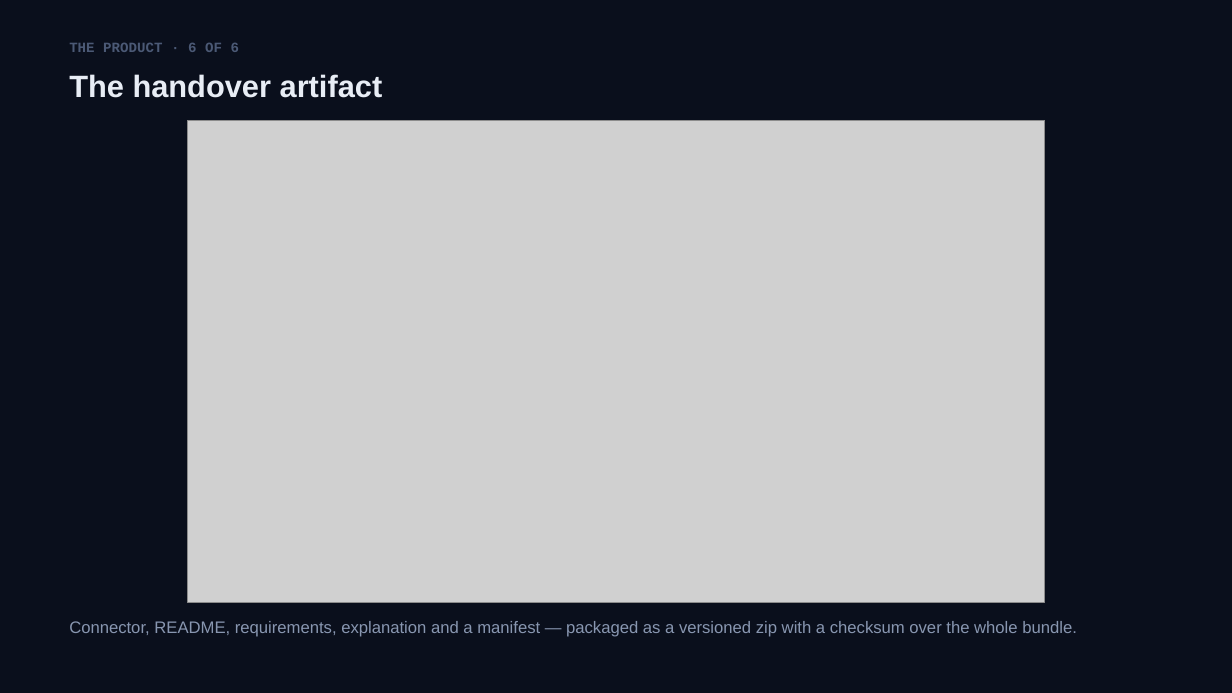
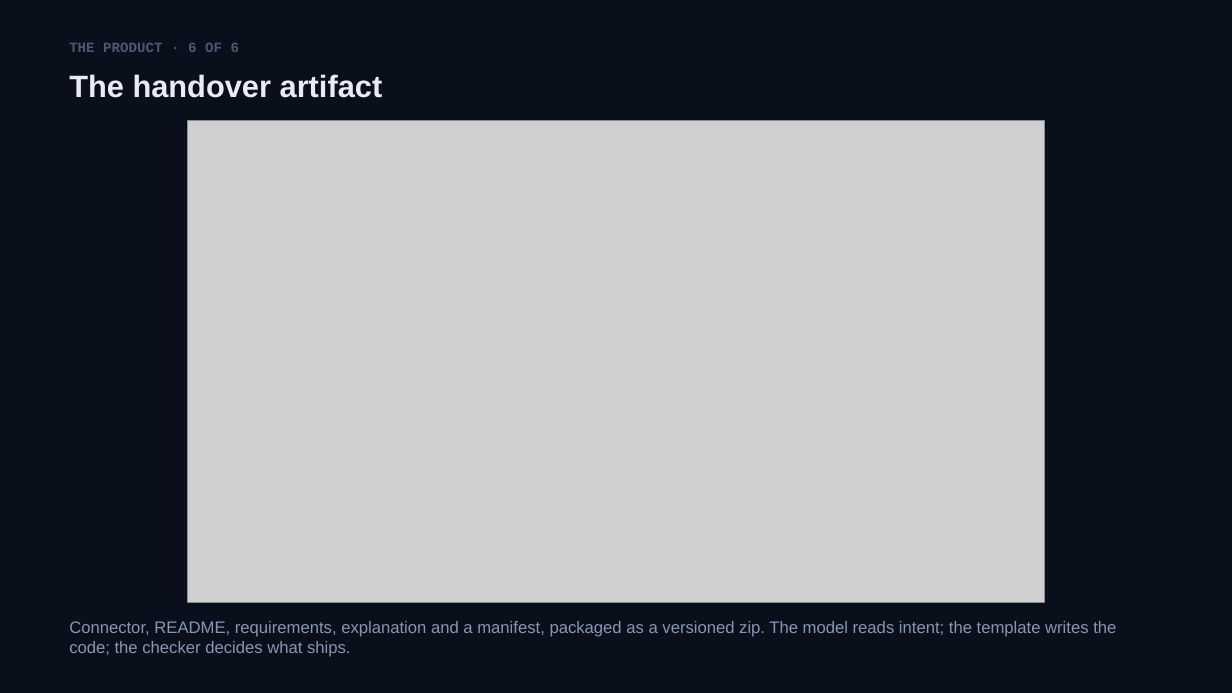
Before and after one commit to SKRejaulKarim04/data-source-onboarding-agent, a slide deck: slide 11 of docs/Data-Source-Onboarding-Agent.pptx (slide 13 before the commit). Drawn at 1232x693 pixels with LibreOffice and Linux fonts; fonts in the diff are those of the drawing; grey boxes stand for pictures. Boxes give left, top, right and bottom in pixels: in the first picture for what was removed or moved away, otherwise in the second. Text is boxed around its words. In the diff, an @@ line names an element or a change of style, - is before the commit and + after.

```diff
--- a/docs/Data-Source-Onboarding-Agent.pptx
+++ b/docs/Data-Source-Onboarding-Agent.pptx
@@ text at <box>69,621,1116,657</box>: text changed @@
-Connector, README, requirements, explanation and a manifest — packaged as a versioned zip with a checksum over the whole bundle.
+Connector, README, requirements, explanation and a manifest, packaged as a versioned zip. The model reads intent; the template writes the code; the checker decides what ships.
```
Also in this commit, not shown: 5 other slides changed, 10 slides removed, 2 other files.
